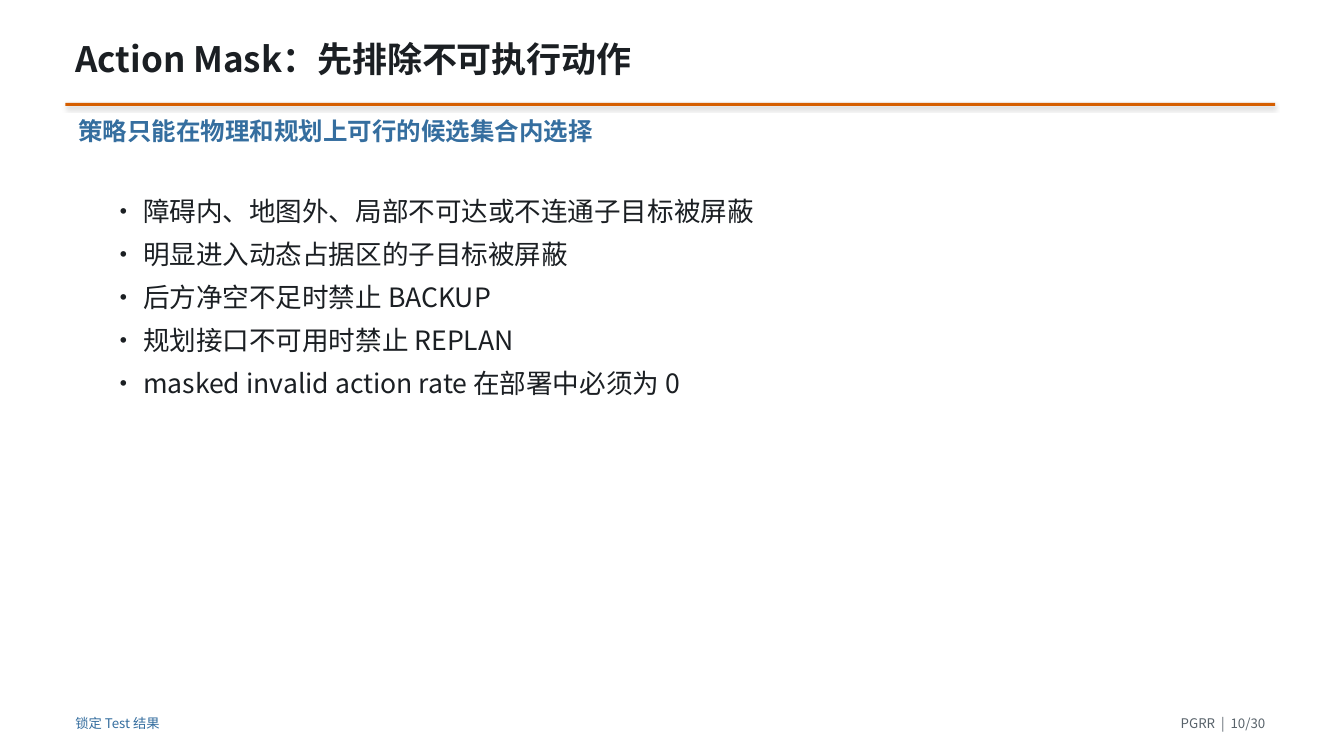
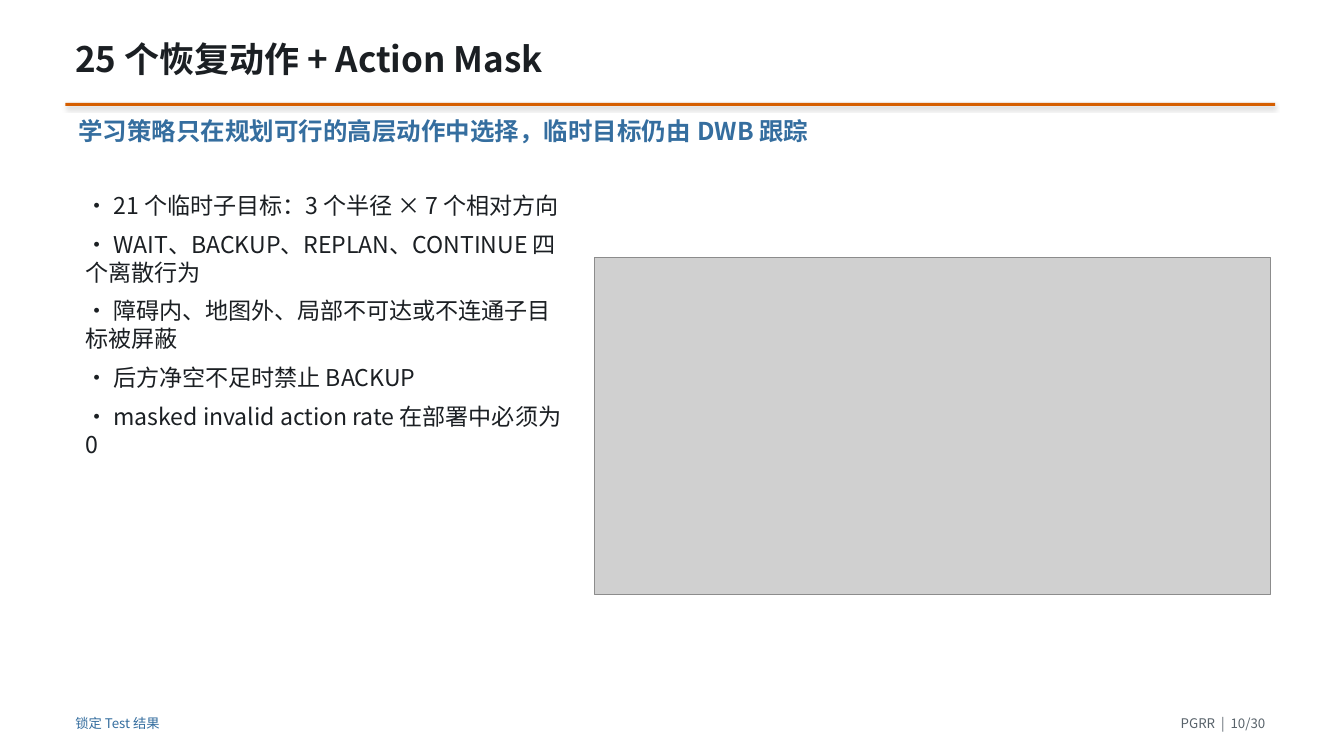
Before and after one commit to CC-robotics/PGRR, a slide deck: slide 10 of presentation/PGRR_report_zh.pptx. Drawn at 1344x756 pixels with LibreOffice and Linux fonts; fonts in the diff are those of the drawing; grey boxes stand for pictures. Boxes give left, top, right and bottom in pixels: in the first picture for what was removed or moved away, otherwise in the second. Text is boxed around its words. In the diff, an @@ line names an element or a change of style, - is before the commit and + after.

```diff
--- a/presentation/PGRR_report_zh.pptx
+++ b/presentation/PGRR_report_zh.pptx
@@ text at [75,42,543,75]: text changed @@
-Action Mask：先排除不可执行动作
+25 个恢复动作 + Action Mask
@@ text at [78,115,808,146]: text changed @@
-策略只能在物理和规划上可行的候选集合内选择
+学习策略只在规划可行的高层动作中选择，临时目标仍由 DWB 跟踪
@@ text "• 21 个临时子目标：3 个半径 × ...": place and size @@
-text "• 21 个临时子目标：3 个半径 × ..." at [143,198,754,395]
+text "• 21 个临时子目标：3 个半径 × ..." at [85,194,561,454]
@@ text at [85,194,559,283]: paragraphs added @@
+• 21 个临时子目标：3 个半径 × 7 个相对方向
+• WAIT、BACKUP、REPLAN、CONTINUE 四个离散行为
@@ text at [143,241,568,266]: paragraph removed @@
-• 明显进入动态占据区的子目标被屏蔽
@@ picture added at [595,257,1270,595] @@
@@ text at [85,299,561,454]: size 19 to 16.5 pt in "• 障碍内、地图外、局部不可达或不连通子目标被屏蔽", "• 后方净空不足时禁止 BACKUP", "• masked invalid action rate 在部署中必须为 0" @@
@@ text at [143,327,514,352]: paragraph removed @@
-• 规划接口不可用时禁止 REPLAN
```
Also in this commit, not shown: 9 other slides changed, 7 slides added, 7 slides removed, 20 other files.
